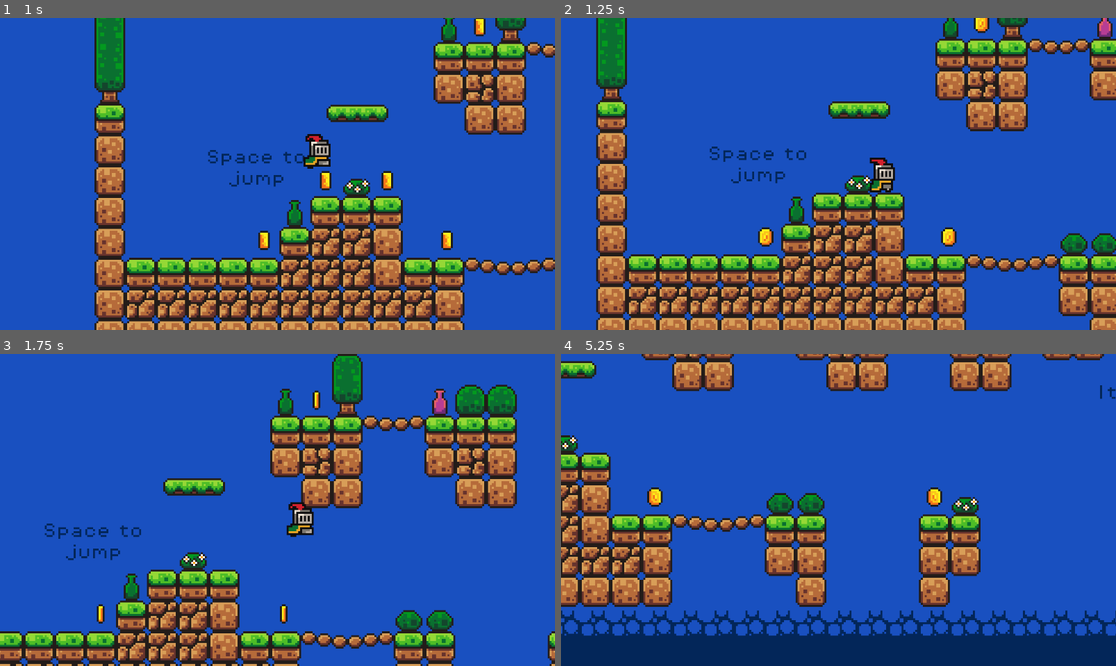
Above: before the commit, frames 1-4 (two rows, left to right).
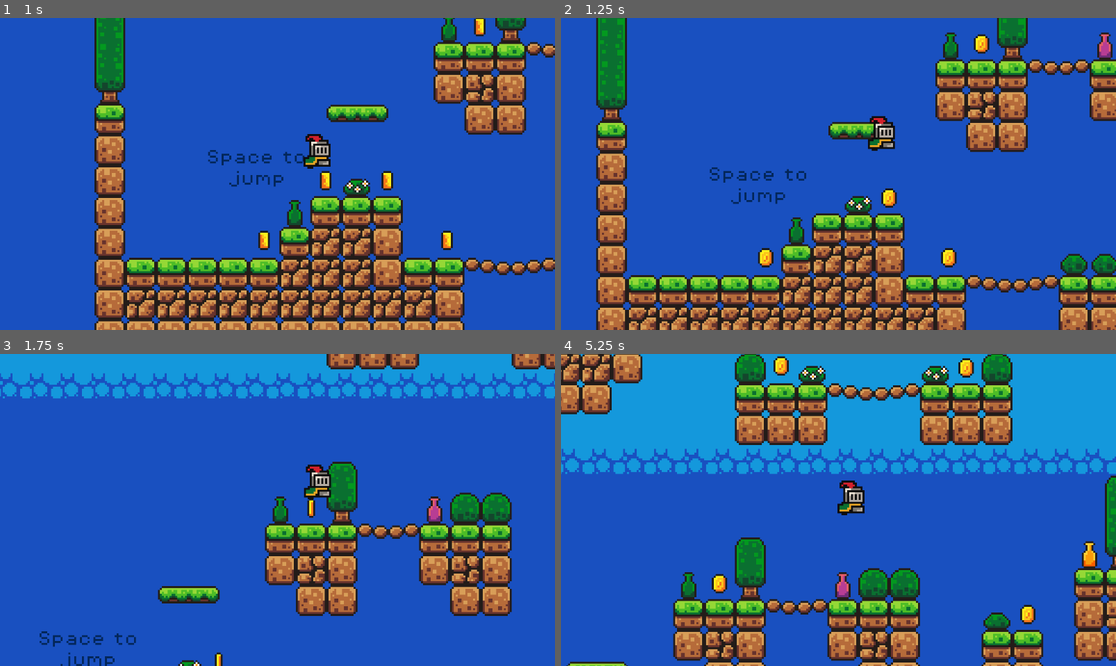
Above: after the commit, the same moments.

Repository: bdonet/FirstGameGodot
Game: Godot game, scene res://Scenes/game.tscn
Same seed, same stepped clock (60 frames per second), same inputs: the game is played once before the commit and once after it.
Inputs:
- Up to frame 1 (1 s): hold Right (move_right) from 0.53 s (still down); tap Space (jump) at 0.6, 0.77 s
- Up to frame 2 (1.25 s): keep holding Right (move_right); tap Space (jump) at 1.07 s
- Up to frame 3 (1.75 s): keep holding Right (move_right); tap Space (jump) at 1.35, 1.52 s
- Up to frame 4 (5.25 s): tap Space (jump) at 1.82, 2.1, 2.85, 3.02, 3.32, 3.6, 3.77, 4.07, 4.35, 4.52, 4.82, 5.1 s; release Right (move_right) at 2.03 s; hold Left (move_left) 2.03-2.78 s; hold Right (move_right) 2.78-4.28 s; hold Left (move_left) 4.28-5.03 s; hold Right (move_right) from 5.03 s (still down)

Frame 1 is identical in both runs. In frame 2, 33% of the frame differs, in the area x 6-100%, y 0-100%; in frame 3, 45%; in frame 4, 71%, in the area x 0-100%, y 0-100%.

Commit message:
Added ability for player to jump just before hitting ground
I need to save the jump input when the character is just abouve the
ground and replay it once the character is on the ground. This will keep
the game from "ignoring" the player input when it is just barely too
early.

Diff:
--- a/Scenes/player.tscn
+++ b/Scenes/player.tscn
@@ -266,3 +266,7 @@
 [node name="CoyoteRayCastLeft" type="RayCast2D" parent="."]
 position = Vector2(0, 1)
 target_position = Vector2(-13, 0)
+
+[node name="JumpSaveRayCast" type="RayCast2D" parent="."]
+position = Vector2(0, 1)
+target_position = Vector2(0, 14)
--- a/Scripts/player.gd
+++ b/Scripts/player.gd
@@ -5,6 +5,7 @@
 const JUMP_VELOCITY = -300.0
 
 var isDead = false
+var jumpSaved = false
 
 # Get the gravity from the project settings to be synced with RigidBody nodes.
 var gravity = ProjectSettings.get_setting("physics/2d/default_gravity")
@@ -12,6 +13,7 @@
 @onready var animated_sprite = $AnimatedSprite2D
 @onready var coyote_ray_cast_right = $CoyoteRayCastRight
 @onready var coyote_ray_cast_left = $CoyoteRayCastLeft
+@onready var jump_save_ray_cast = $JumpSaveRayCast
 
 func _physics_process(delta):
 	# Add the gravity.
@@ -36,8 +38,13 @@
 			animated_sprite.play("jump")
 
 		# Handle jump.
-		if Input.is_action_just_pressed("jump") and (is_on_floor() or (coyote_ray_cast_left.is_colliding() and direction > 0) or (coyote_ray_cast_right.is_colliding() and direction < 0)):
+		if (Input.is_action_just_pressed("jump") or jumpSaved) and (is_on_floor() or (coyote_ray_cast_left.is_colliding() and direction > 0) or (coyote_ray_cast_right.is_colliding() and direction < 0)):
 			velocity.y = JUMP_VELOCITY
+			jumpSaved = false
+
+		# Handle jump just before hitting ground
+		if Input.is_action_just_pressed("jump") and !is_on_floor() and jump_save_ray_cast.is_colliding() and velocity.y > 0:
+			jumpSaved = true
 
 		# Flip the sprite to face the current direction
 		if direction > 0:
